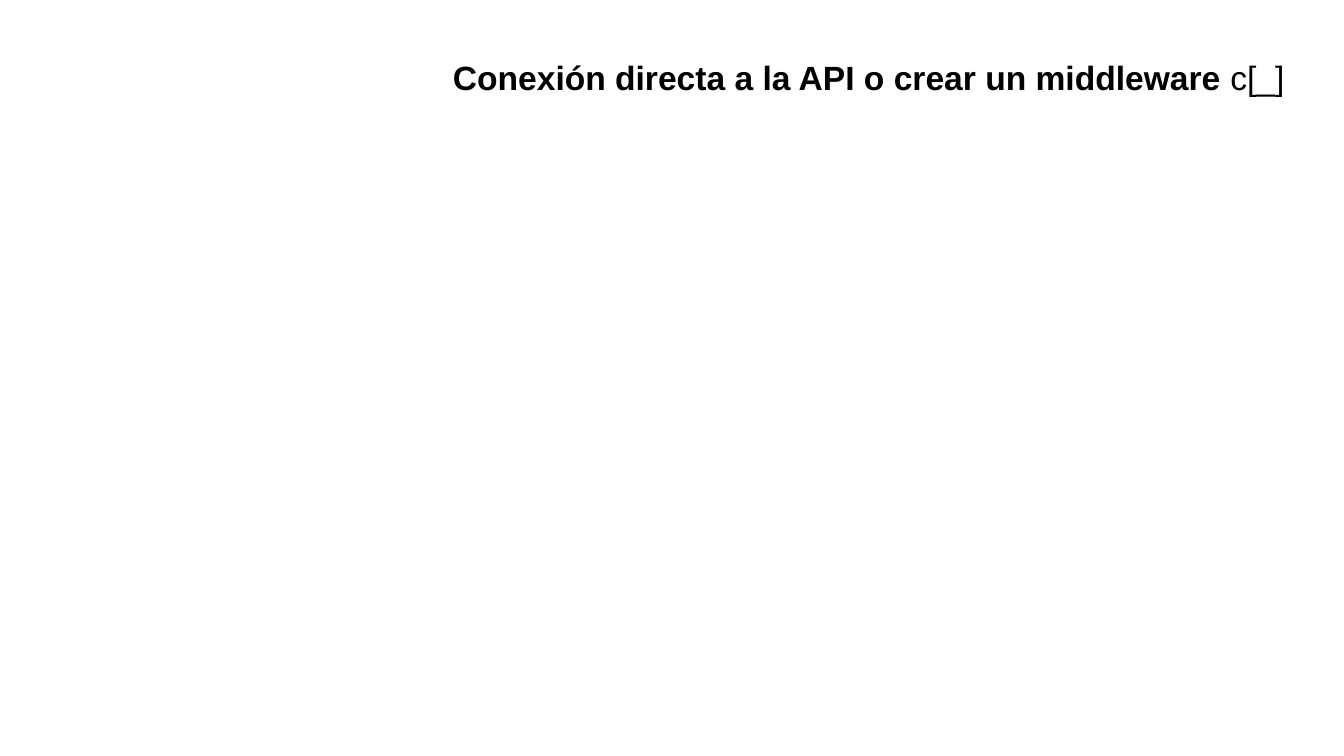
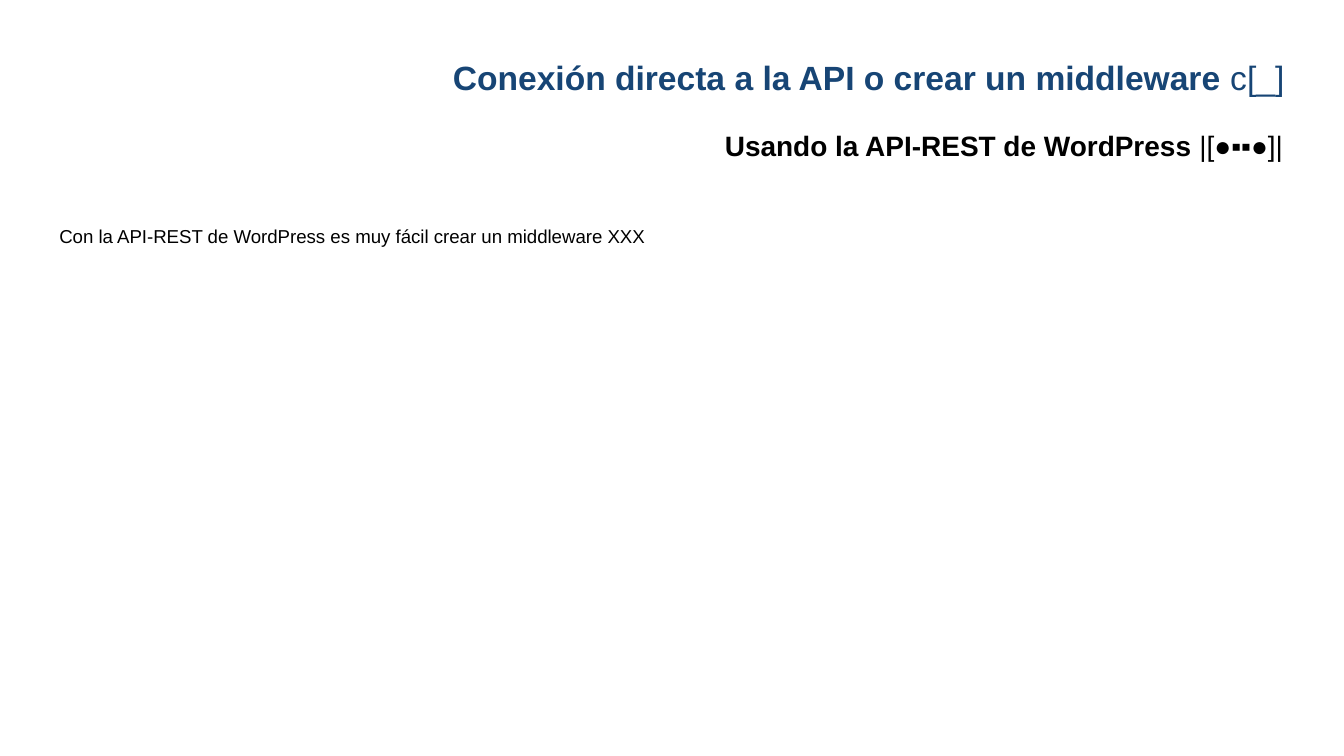
Before and after one commit to gwannon/WordCampBilbao2025, a slide deck: slide 16 of WCBIO25_Jorge-Monclus.pptx (slide 15 before the commit). Drawn at 1344x756 pixels with LibreOffice and Linux fonts; fonts in the diff are those of the drawing; background and template pictures are left out. Boxes give left, top, right and bottom in pixels: in the first picture for what was removed or moved away, otherwise in the second. Text is boxed around its words. In the diff, an @@ line names an element or a change of style, - is before the commit and + after.

```diff
--- a/WCBIO25_Jorge-Monclus.pptx
+++ b/WCBIO25_Jorge-Monclus.pptx
@@ title "Conexión directa a la API ..." at [453, 65, 1284, 96]: text colour #000000 to #174575 @@
@@ text added at [725, 135, 1191, 157], 15 pt, text #000000, bold @@
+Usando la API-REST de WordPress |[●▪▪●]|
@@ text added at [59, 229, 645, 247], 10 pt, text #000000 @@
+Con la API-REST de WordPress es muy fácil crear un middleware XXX
```
Also in this commit, not shown: 2 other slides changed, 3 slides added, 2 slides removed, 5 other files.
